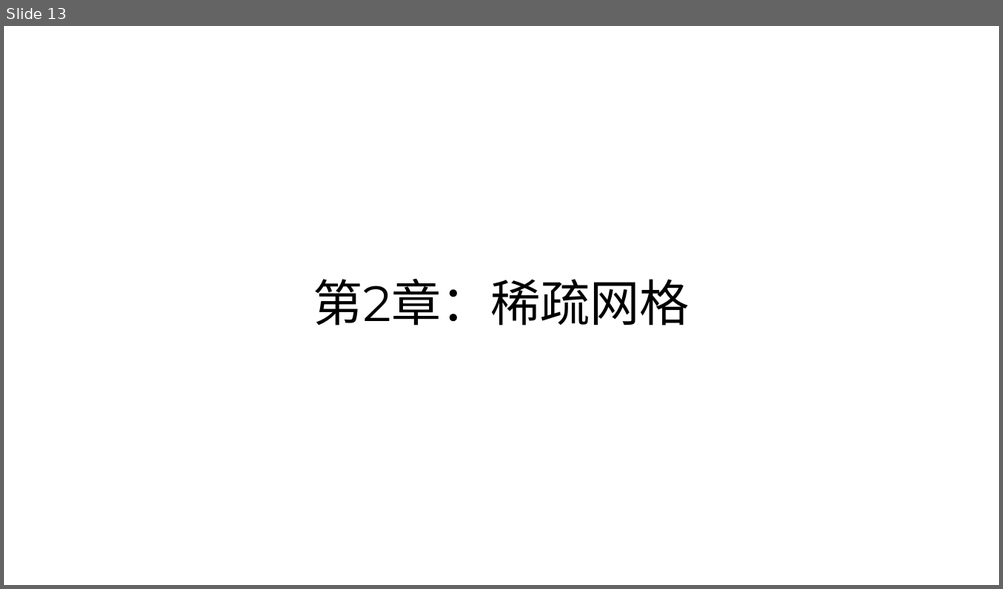
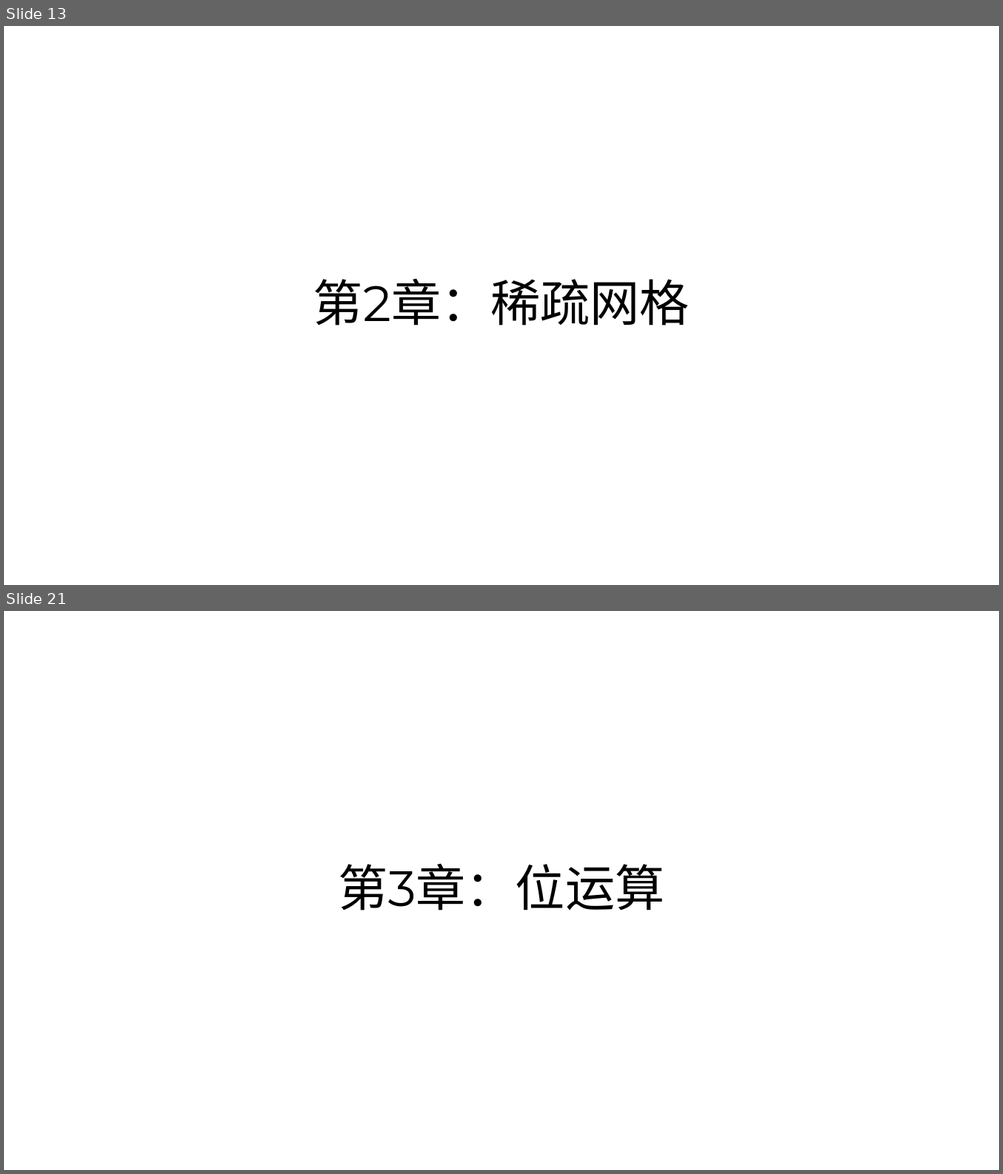
Before and after one commit to parallel101/course, a slide deck: 10/slides.pptx. Shown one above the other, each under a label of ours: slide 13 before the commit, slides 13 and 21 after it; the slides between them are not shown. The pictures are 1003x589 and 1003x1174 pixels, drawn with LibreOffice and Linux fonts; fonts in the diff are those of the drawing. Boxes give left, top, right and bottom in pixels: in the first picture for what was removed or moved away, otherwise in the second. Text is boxed around its words. In the diff, an @@ line names an element or a change of style, - is before the commit and + after.

```diff
--- a/10/slides.pptx
+++ b/10/slides.pptx
@@ slide 21 added at (x1=4, y1=611, x2=999, y2=1170), background #FFFFFF @@
@@ title added at (x1=338, y1=863, x2=664, y2=911), 48 pt, text #000000 @@
+第3章：位运算
```
Also in this commit, not shown: 1 slide changed, 12 other slides added, 16 other files.
